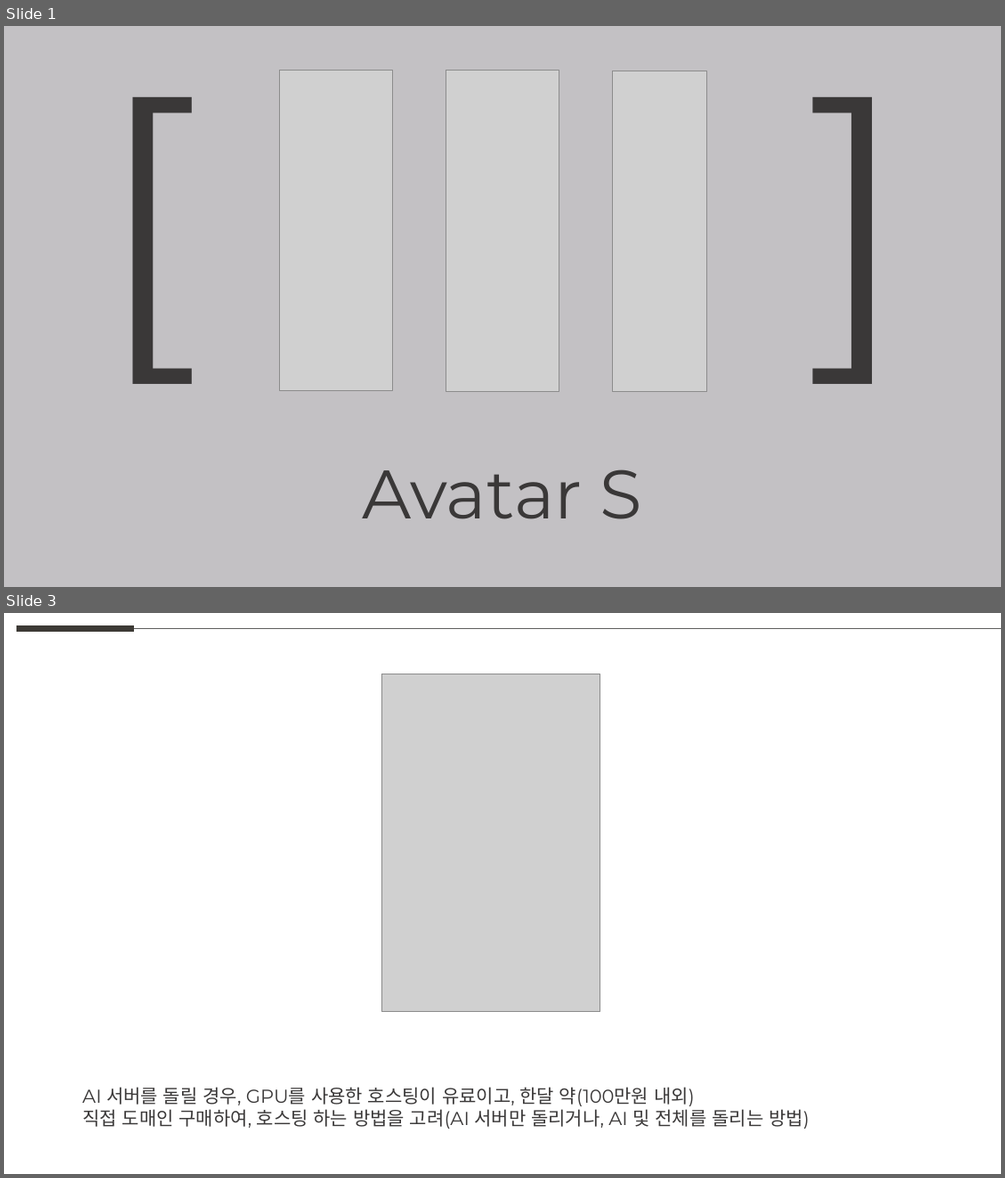
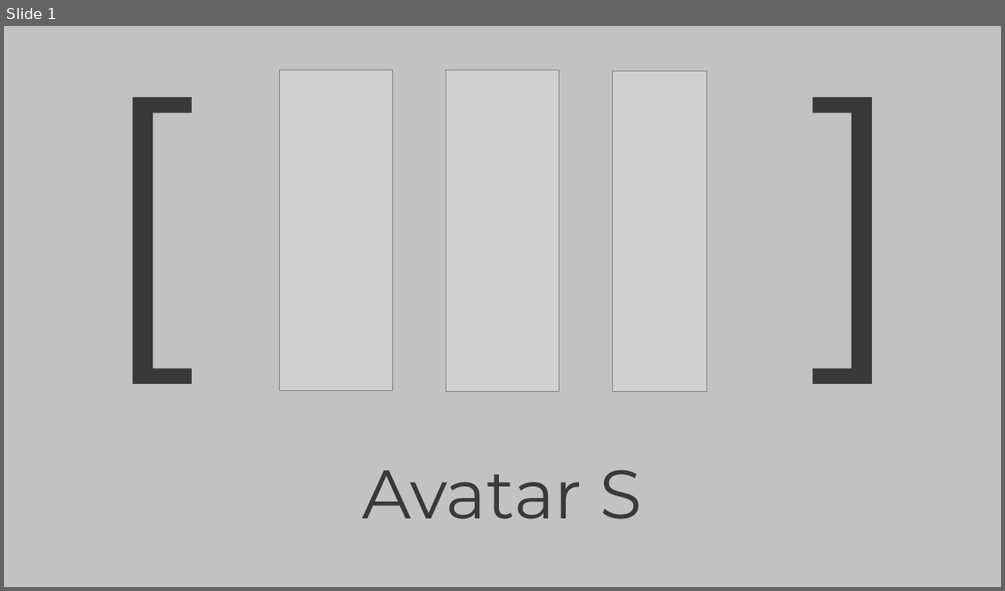
Before and after one commit to weaknessHero/Project_AvatarS, a slide deck: 발표자료/업데이트/LJHPPT.pptx. Shown one above the other, each under a label of ours: slides 1 and 3 before the commit, slide 1 after it; the slides between them are not shown. The pictures are 1005x1178 and 1005x591 pixels, drawn with LibreOffice and Linux fonts; fonts in the diff are those of the drawing; grey boxes stand for pictures. Boxes give left, top, right and bottom in pixels: in the first picture for what was removed or moved away, otherwise in the second. Text is boxed around its words. In the diff, an @@ line names an element or a change of style, - is before the commit and + after.

```diff
--- a/발표자료/업데이트/LJHPPT.pptx
+++ b/발표자료/업데이트/LJHPPT.pptx
@@ slide 3 removed at (4, 613, 1001, 1174), background #FFFFFF @@
@@ line removed from (16, 629) to (134, 629) @@
@@ line removed from (134, 629) to (1001, 629) @@
@@ picture removed at (381, 674, 600, 1012) @@
@@ text removed at (82, 1086, 809, 1128) @@
-AI 서버를 돌릴 경우, GPU를 사용한 호스팅이 유료이고, 한달 약(100만원 내외)
-직접 도매인 구매하여, 호스팅 하는 방법을 고려(AI 서버만 돌리거나, AI 및 전체를 돌리는 방법)
```
Also in this commit, not shown: 1 slide added, 2 other slides removed.
